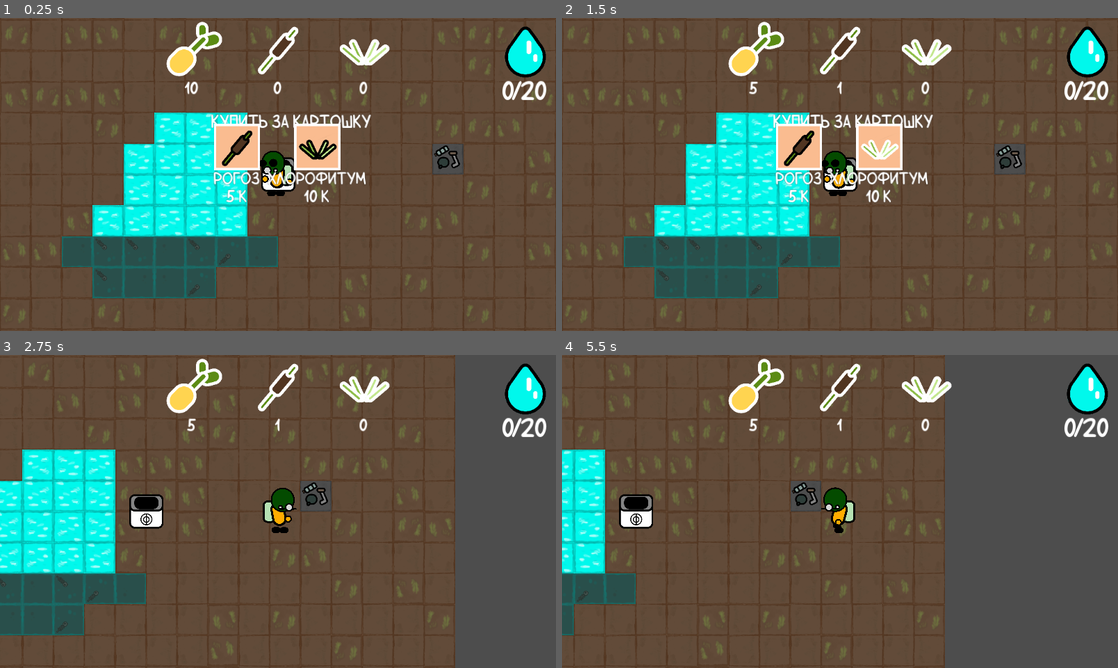
Above: before the commit, frames 1-4 (two rows, left to right).
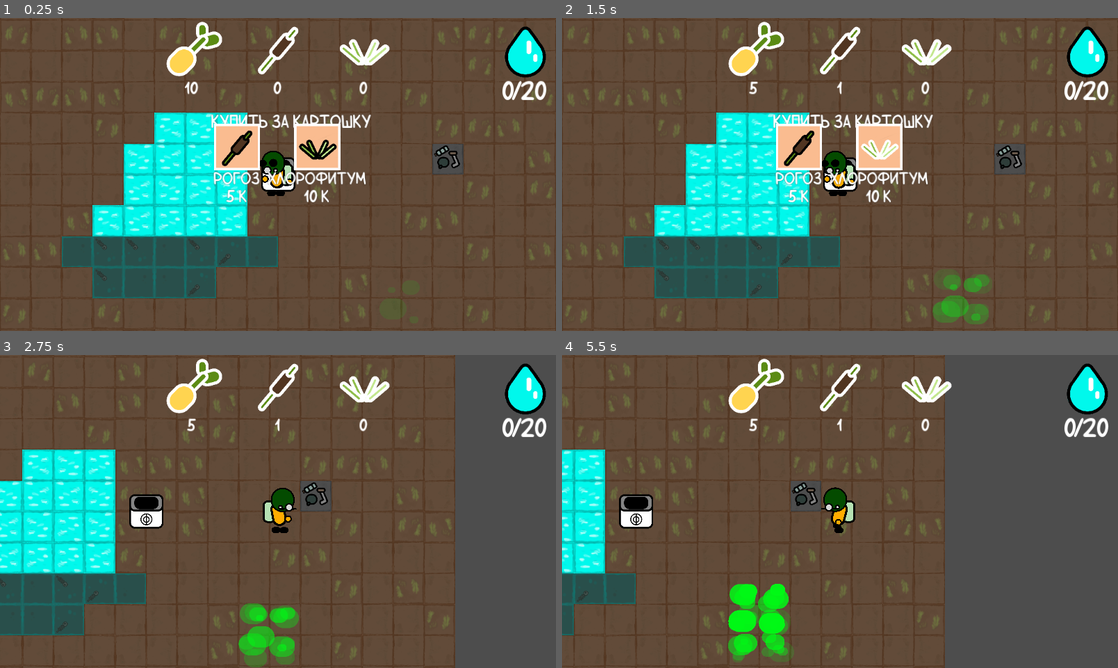
Above: after the commit, the same moments.

Repository: Voladsky/start-game-jam-2024
Game: Godot game, scene res://world/world.tscn
Two runs of this game, one before a commit and one after it. Both use one fixed random seed, a clock stepped at 60 frames per second and the inputs below.
Inputs (mouse positions are in pixels of both pictures, inside the frame that each line leads up to):
- Up to frame 1 (0.25 s): no input
- Up to frame 2 (1.5 s): click (801, 146) at 0.5 s; click (878, 146) at 1.25 s
- Up to frame 3 (2.75 s): move the mouse to (16, 373) at 2.02 s; press the mouse at (16, 373) at 2.03 s; hold D (move_right) from 2.03 s (still down); right-click (16, 373) at 2.3 s
- Up to frame 4 (5.5 s): move the mouse to (567, 373) at 2.77 s; release D (move_right) at 2.78 s; release the mouse at (567, 373) at 2.78 s; hold S (move_down) 2.78-3.53 s; right-click (567, 373) at 2.85 s; click (567, 373) at 3.05 s; move the mouse to (589, 361) at 3.52 s; press the mouse at (589, 361) at 3.53 s; hold D (move_right) 3.53-4.28 s; right-click (589, 361) at 3.8 s; move the mouse to (578, 383) at 4.27 s; release the mouse at (578, 383) at 4.28 s; hold W (move_up) 4.28-5.03 s; right-click (578, 383) at 4.35 s; click (578, 383) at 4.55 s; move the mouse to (567, 361) at 5.02 s; press the mouse at (567, 361) at 5.03 s; hold A (move_left) from 5.03 s (still down); right-click (567, 361) at 5.3 s

The runs differ from the first frame. In frame 1, less than 0.1% of the frame differs, in the area x 70-77%, y 82-96%; in frame 2, 1.0%; in frame 3, 1.5%; in frame 4, 2.1%, in the area x 29-42%, y 73-99%.

Commit message:
Added field full of shit

Diff:
--- a/game_manager/game_manager.gd
+++ b/game_manager/game_manager.gd
@@ -2,6 +2,7 @@
 
 signal amount_changed
 signal cleaning_water(start)
+signal cleaning_field(start)
 
 var potato_amount = 10
 var cattail_amount = 0
--- /dev/null
+++ b/tilemap/poisoned_field_tile.gd
@@ -0,0 +1,55 @@
+extends Area2D
+
+var player
+var field_tile = preload("res://tilemap/field_tile.tscn")
+
+func immediate_replace():
+	var spiderplant = preload("res://tilemap/spiderplant.tscn")
+	var instance = spiderplant.instantiate()
+	get_tree().root.add_child(instance)
+	instance.position = position
+
+func replace_with_field():
+	var rng = RandomNumberGenerator.new()
+	await get_tree().create_timer(rng.randi() % 3).timeout
+	var instance = field_tile.instantiate()
+	get_tree().root.add_child(instance)
+	instance.position = position
+	queue_free()
+
+func _ready():
+	GameManager.cleaning_field.connect(_on_cleaning)
+	var rng = RandomNumberGenerator.new()
+	player = get_tree().get_nodes_in_group("player")[0]
+	var possible_textures = [
+		preload("res://assets/sprites/Tilesets/Ground.png"),
+		preload("res://assets/sprites/Tilesets/Ground1.png"),
+		preload("res://assets/sprites/Tilesets/Ground2.png")
+	]
+	$Field.texture = possible_textures[rng.randi() % 3]
+	$Field.flip_h = rng.randi() % 2
+	$Field.flip_v = rng.randi() % 2
+
+func _unhandled_input(_event):
+	if Input.is_action_pressed("left_click"):
+		if $Frame.visible:
+				if GameManager.change_spiderplant_amount(-1):
+					# $PlantSound.play()
+					immediate_replace()
+					GameManager.cleaning_field.disconnect(_on_cleaning)
+					GameManager.cleaning_field.emit(position)
+					queue_free()
+
+func _on_mouse_entered():
+	if (player.position - position).length() < 128:
+		$Frame.visible = true
+
+
+func _on_mouse_exited():
+	$Frame.visible = false
+
+
+func _on_cleaning(start):
+	#print((position - start).length())
+	if (position - start).length() < 128:
+		replace_with_field()
--- /dev/null
+++ b/tilemap/poisoned_field_tile.tscn
@@ -0,0 +1,41 @@
+[gd_scene load_steps=7 format=3 uid="uid://dd8ulkopij3r8"]
+
+[ext_resource type="Script" path="res://tilemap/poisoned_field_tile.gd" id="1_jobg0"]
+[ext_resource type="Texture2D" uid="uid://d0m1asv67g1ke" path="res://assets/sprites/Tilesets/Ground.png" id="2_drn3a"]
+[ext_resource type="Texture2D" uid="uid://dt34vdnajx2ga" path="res://assets/sprites/Tilesets/Frame.png" id="3_gycbv"]
+[ext_resource type="Texture2D" uid="uid://6imnvd4xadnj" path="res://assets/sprites/Tilesets/PoisonCloud.png" id="4_c1byl"]
+
+[sub_resource type="RectangleShape2D" id="RectangleShape2D_58mw5"]
+size = Vector2(64, 64)
+
+[sub_resource type="Gradient" id="Gradient_05e2j"]
+colors = PackedColorArray(1, 1, 1, 0.054902, 1, 1, 1, 1)
+
+[node name="FieldTile" type="Area2D"]
+script = ExtResource("1_jobg0")
+
+[node name="CollisionShape2D" type="CollisionShape2D" parent="."]
+shape = SubResource("RectangleShape2D_58mw5")
+
+[node name="Field" type="Sprite2D" parent="."]
+texture = ExtResource("2_drn3a")
+
+[node name="Frame" type="Sprite2D" parent="."]
+visible = false
+modulate = Color(0, 1, 0.4, 1)
+position = Vector2(-1.90735e-06, -1.90735e-06)
+scale = Vector2(4, 4)
+texture = ExtResource("3_gycbv")
+
+[node name="CPUParticles2D" type="CPUParticles2D" parent="."]
+z_index = 5
+lifetime = 5.0
+texture = ExtResource("4_c1byl")
+emission_shape = 3
+emission_rect_extents = Vector2(16, 16)
+gravity = Vector2(0, -5)
+scale_amount_min = 0.1
+color_ramp = SubResource("Gradient_05e2j")
+
+[connection signal="mouse_entered" from="." to="." method="_on_mouse_entered"]
+[connection signal="mouse_exited" from="." to="." method="_on_mouse_exited"]
--- /dev/null
+++ b/tilemap/spiderplant.gd
@@ -0,0 +1,30 @@
+extends Area2D
+
+var player
+var field
+
+func _ready():
+	$Plant.play()
+	player = get_tree().get_nodes_in_group("player")[0]
+	field = preload("res://tilemap/field_tile.tscn")
+	for i in range(2):
+		await get_tree().create_timer(2).timeout
+		$Sprite2D.frame += 1
+		$GrowingParticle.emitting = true
+
+func _on_mouse_entered():
+	print("ratatatat")
+	if (player.position - position).length() < 128:
+		$Frame.visible = true
+
+func _on_mouse_exited():
+	$Frame.visible = false
+
+func _unhandled_input(event):
+	if Input.is_action_pressed("right_click"):
+		if $Frame.visible:
+			if $Sprite2D.frame == 2:
+				var instance = field.instantiate()
+				get_tree().root.add_child(instance)
+				instance.position = position
+				queue_free()
--- /dev/null
+++ b/tilemap/spiderplant.tscn
@@ -0,0 +1,66 @@
+[gd_scene load_steps=10 format=3 uid="uid://coctmf8kka7kg"]
+
+[ext_resource type="Texture2D" uid="uid://dcy70l4d8tnvx" path="res://assets/sprites/Tilesets/SpiderPlantSheet.png" id="1_4uqqe"]
+[ext_resource type="Script" path="res://tilemap/spiderplant.gd" id="1_452dr"]
+[ext_resource type="Texture2D" uid="uid://dpfb0hm65lj42" path="res://assets/sprites/Objects/BaseParticle.png" id="3_fn84q"]
+[ext_resource type="Texture2D" uid="uid://d0m1asv67g1ke" path="res://assets/sprites/Tilesets/Ground.png" id="4_b8nny"]
+[ext_resource type="AudioStream" uid="uid://d2woawvuy05gj" path="res://assets/sounds/plant_water.wav" id="4_qoh82"]
+[ext_resource type="Texture2D" uid="uid://dt34vdnajx2ga" path="res://assets/sprites/Tilesets/Frame.png" id="5_v7wya"]
+
+[sub_resource type="RectangleShape2D" id="RectangleShape2D_rb5gc"]
+size = Vector2(64, 64)
+
+[sub_resource type="Curve" id="Curve_uc7rq"]
+_data = [Vector2(0, 0.747253), 0.0, 0.0, 0, 0]
+point_count = 1
+
+[sub_resource type="Gradient" id="Gradient_trark"]
+colors = PackedColorArray(1, 1, 1, 1, 1, 1, 1, 0)
+
+[node name="Spiderplant" type="Area2D"]
+script = ExtResource("1_452dr")
+
+[node name="CollisionShape2D" type="CollisionShape2D" parent="."]
+shape = SubResource("RectangleShape2D_rb5gc")
+
+[node name="GrowingParticle" type="CPUParticles2D" parent="."]
+emitting = false
+amount = 15
+lifetime = 0.5
+one_shot = true
+explosiveness = 0.5
+texture = ExtResource("3_fn84q")
+emission_shape = 3
+emission_rect_extents = Vector2(20, 20)
+gravity = Vector2(0, 0)
+angular_velocity_min = 10.0
+angular_velocity_max = 90.0
+radial_accel_min = 30.0
+radial_accel_max = 50.0
+scale_amount_min = 0.1
+scale_amount_max = 0.1
+split_scale = true
+scale_curve_x = SubResource("Curve_uc7rq")
+scale_curve_y = null
+color = Color(0, 1, 0, 1)
+color_ramp = SubResource("Gradient_trark")
+
+[node name="Plant" type="AudioStreamPlayer2D" parent="."]
+stream = ExtResource("4_qoh82")
+
+[node name="Field" type="Sprite2D" parent="."]
+texture = ExtResource("4_b8nny")
+
+[node name="Frame" type="Sprite2D" parent="."]
+visible = false
+modulate = Color(0, 1, 0.4, 1)
+position = Vector2(-1.90735e-06, -1.90735e-06)
+scale = Vector2(4, 4)
+texture = ExtResource("5_v7wya")
+
+[node name="Sprite2D" type="Sprite2D" parent="."]
+texture = ExtResource("1_4uqqe")
+hframes = 3
+
+[connection signal="mouse_entered" from="." to="." method="_on_mouse_entered"]
+[connection signal="mouse_exited" from="." to="." method="_on_mouse_exited"]
--- a/tilemap/tile_set.tres
+++ b/tilemap/tile_set.tres
@@ -1,15 +1,17 @@
-[gd_resource type="TileSet" load_steps=6 format=3 uid="uid://uv56e2m2n2id"]
+[gd_resource type="TileSet" load_steps=7 format=3 uid="uid://uv56e2m2n2id"]
 
 [ext_resource type="PackedScene" uid="uid://cqopna5wms1rq" path="res://tilemap/field_tile.tscn" id="1_c6fil"]
 [ext_resource type="PackedScene" uid="uid://bmj4vniao02jf" path="res://tilemap/water_tile.tscn" id="2_qon3y"]
 [ext_resource type="PackedScene" uid="uid://bxj3xyumiyhrb" path="res://tilemap/poisoned_water_tile.tscn" id="3_knmyr"]
 [ext_resource type="PackedScene" uid="uid://smcun11tc08a" path="res://tilemap/trash_tile.tscn" id="4_luv7q"]
+[ext_resource type="PackedScene" uid="uid://dd8ulkopij3r8" path="res://tilemap/poisoned_field_tile.tscn" id="5_8creh"]
 
 [sub_resource type="TileSetScenesCollectionSource" id="TileSetScenesCollectionSource_63yyk"]
 scenes/1/scene = ExtResource("2_qon3y")
 scenes/2/scene = ExtResource("1_c6fil")
 scenes/3/scene = ExtResource("3_knmyr")
 scenes/4/scene = ExtResource("4_luv7q")
+scenes/5/scene = ExtResource("5_8creh")
 
 [resource]
 tile_size = Vector2i(64, 64)
--- a/world/world.tscn
+++ b/world/world.tscn
@@ -15,7 +15,7 @@
 input_pickable = false
 
 [node name="TileMap" parent="." instance=ExtResource("2_k63ot")]
-layer_0/tile_data = PackedInt32Array(-327689, 0, 131072, -26 …(2826 unchanged characters)… , 131072, 131075, 0, 131072, 196611, 0, 131072, 262147, 0, 131072, 327683, 0, 131072, -393212, 0, 131072, -327676, 0, 131072, -262140, 0, 131072, -196604, 0, 131072, -131068, 0, 131072, -65532, 0, 131072, 4, 0, 131072, 65540, 0, 131072, 131076, 0, 131072, 196612, 0, 131072, 262148, 0, 131072, 327684, 0, 131072, -393211, 0, 131072, …(1115 unchanged characters)…
+layer_0/tile_data = PackedInt32Array(-327689, 0, 131072, -26 …(2826 unchanged characters)… , 131072, 131075, 0, 131072, 196611, 0, 327680, 262147, 0, 327680, 327683, 0, 131072, -393212, 0, 131072, -327676, 0, 131072, -262140, 0, 131072, -196604, 0, 131072, -131068, 0, 131072, -65532, 0, 131072, 4, 0, 131072, 65540, 0, 131072, 131076, 0, 131072, 196612, 0, 327680, 262148, 0, 327680, 327684, 0, 131072, -393211, 0, 131072, …(1115 unchanged characters)…
 
 [node name="Player" parent="." instance=ExtResource("1_ycg5s")]
 z_index = 1
